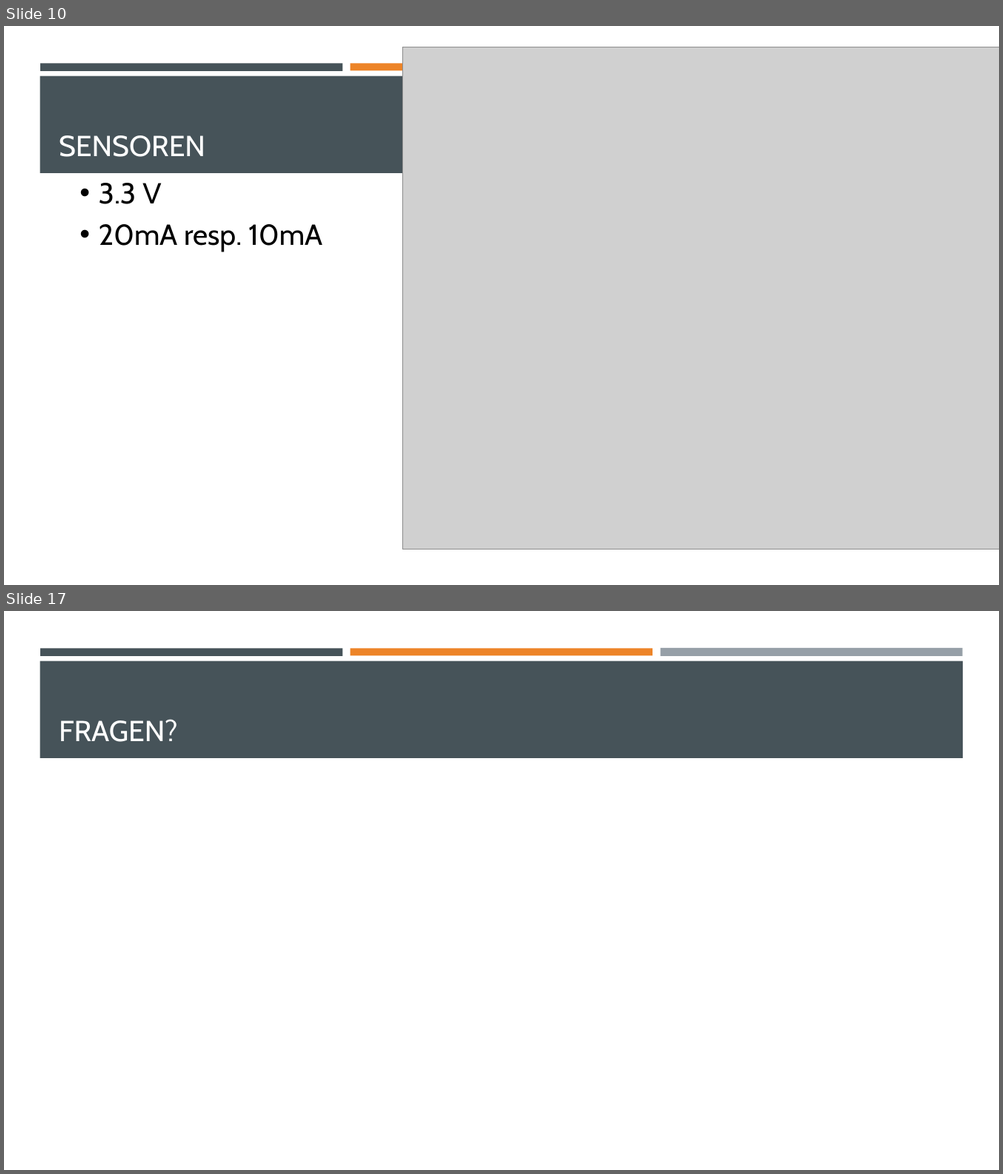
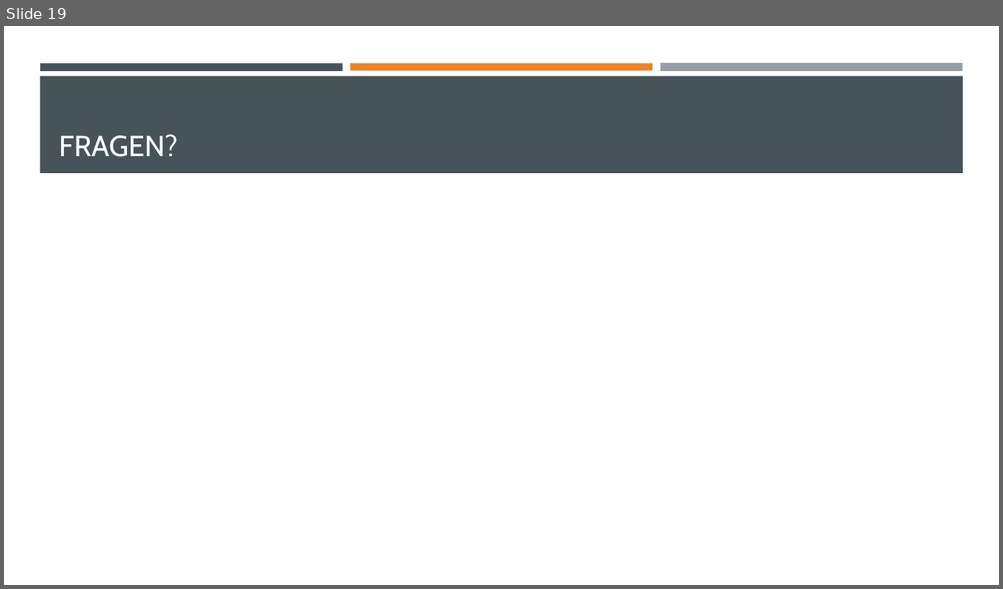
Before and after one commit to StefanieSchmidiger/BDA, a slide deck: Dokumentation/Zwischenpräsentation.pptx. Shown one above the other, each under a label of ours: slides 10 and 17 before the commit, slide 19 after it; the slides between them are not shown. The pictures are 1003x1174 and 1003x589 pixels, drawn with LibreOffice and Linux fonts; fonts in the diff are those of the drawing; grey boxes stand for pictures. Boxes give left, top, right and bottom in pixels: in the first picture for what was removed or moved away, otherwise in the second. Text is boxed around its words. In the diff, an @@ line names an element or a change of style, - is before the commit and + after.

```diff
--- a/Dokumentation/Zwischenpräsentation.pptx
+++ b/Dokumentation/Zwischenpräsentation.pptx
@@ slide 10 removed at (4,26,999,585), background #FFFFFF; not listed: 3 template elements that a slide beside it also shows @@
@@ picture removed at (402,47,999,550) @@
@@ title removed at (59,136,205,157) @@
-SENSOREN
@@ text removed at (99,183,322,252) @@
-• 3.3 V
-• 20mA resp. 10mA
@@ what was slide 17 is now slide 19 @@
```
Also in this commit, not shown: 9 slides changed, 4 slides added, 1 other slide removed, 12 other files.
